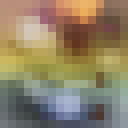
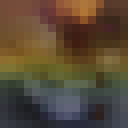
Layers edited between the first and the second (128, 128) image:
painted on "Layer #1" over [0, 0, 128, 128]
"Layer": opacity 68% → 60%, painted on it over [0, 0, 128, 128]
painted on "skybox_01.png copy" over [0, 0, 128, 128]
